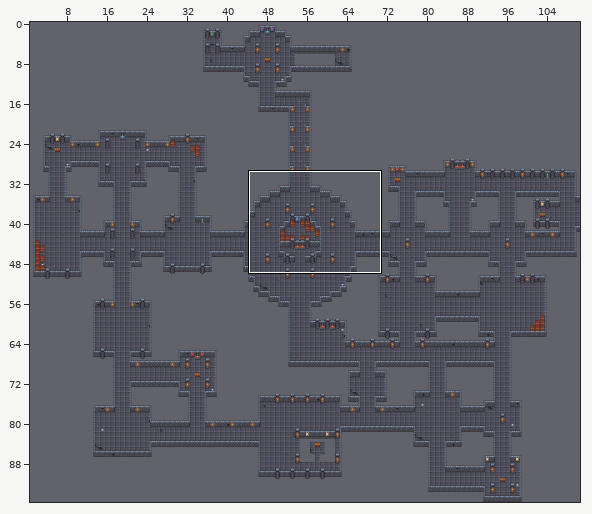
One commit to this Tiled map (JSON): assets/tilemaps/level-1-floor-3.json. The picture above shows the old version from afar; the outline marks the close-up.
Close-up. First the earlier version:
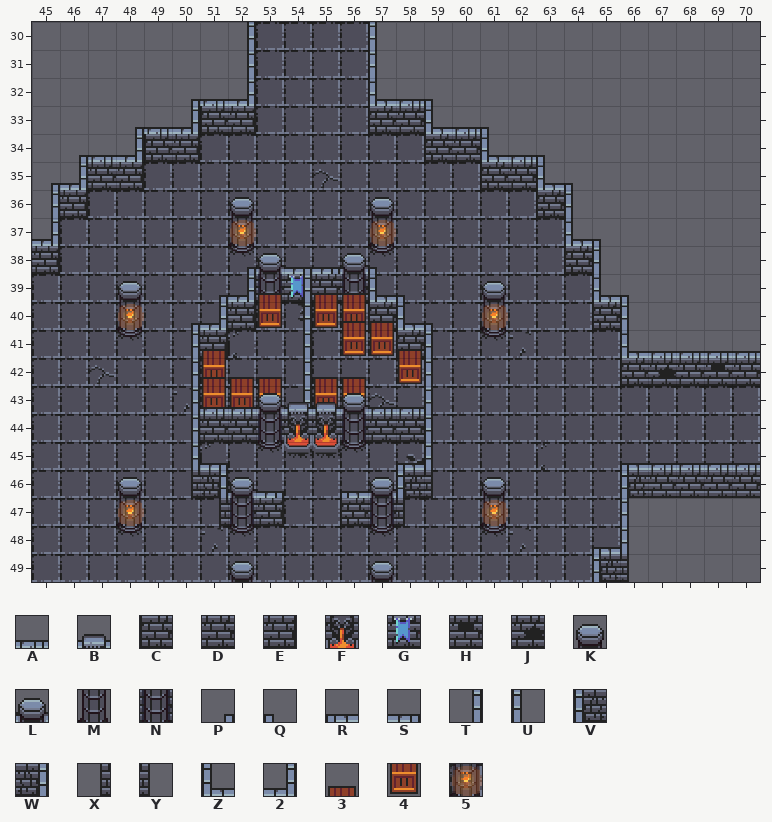
Cells are 32x32 px. Shown: x 45..70, y 30..49. The commit also changed other parts of the map, which this record leaves out.
Key: from "tileset": A 2, B 4, C 8, D 9, E 10, F 11, G 16, H 17, J 24, K 40, L 41, M 47, N 48, P 49, Q 50, R 51, S 52, T 56, U 57, V 58, W 59, X 63, Y 64, Z 65, 2 66, 3 76, 4 83, 5 85.
_ is an empty cell.
Layers that did not change in this view are not listed.
Layer "block" before, first column x 45:
30 _______T____U_____________
31 _______T____U_____________
32 _______2____Z_____________
33 _____2CE____CDZ___________
34 ___2CE________CDZ_________
35 _2DE____________CDZ_______
36 TE________________CU______
37 2______M____M______Z______
38 E__________________CU_____
39 _______2NGDNZ_______Z_____
40 ___M__2E4_44CZ__M___CU____
41 _____TE____44CU______Z____
42 _____T4______4_______CJDHD
43 _____T444T44______________
44 _____TDDNFFNDDU___________
45 _____T________U___________
46 _____XW______VY______VDDDD
47 ___M__XNE__CNY__M____U____
48 _____________________U____
49 ____________________VY____
Layer "detail" before, first column x 45:
33 ______________________
34 ______________________
35 ______________________
36 ______________________
37 _______5____5_________
38 ______________________
39 ______________________
40 ___5____________5_____
41 ______________________
42 ______________________
43 ______________________
44 ______________________
45 ______________________
46 ______________________
47 ___5____________5_____
48 ______________________
49 ______________________
Layer "above" before, first column x 45:
30 __________________________
31 __________________________
32 _____PA______AQ___________
33 ___PA__________AQ_________
34 _PA______________AQ_______
35 P__________________Q______
36 _______K____K_____________
37 ____________________Q_____
38 _______PLSSLQ_____________
39 ___K__P_3T33_Q__K____Q____
40 _____P___T_33_Q___________
41 ______3__T___3________AAAA
42 ______333T33__U___________
43 ______AALBBLAAU___________
44 __________________________
45 ______S______R_______RAAAA
46 ___K___LS__RL___K_________
47 __________________________
48 ____________________R_____
49 _______K____K_____________
And afterwards:
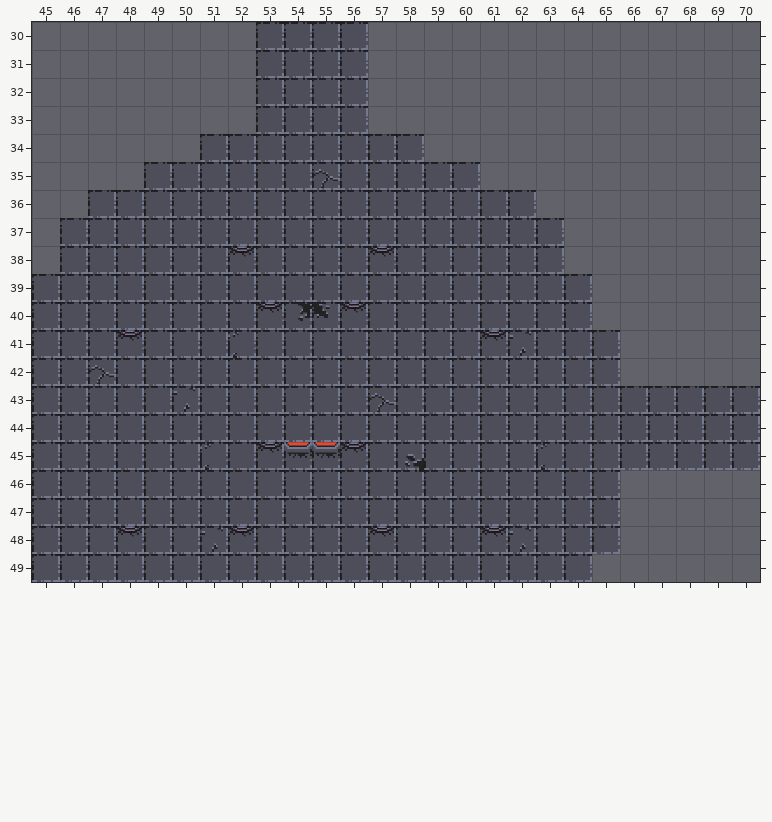
See-through tiles are keyed as they look on the map.
The edit:
Changed rows in their new state; . is an unchanged cell.
Layer "block" (now hidden):
first column x 45:
30 ......._...._.............
31 ......._...._.............
32 ......._...._.............
33 .....___....___...........
34 ...___........___.........
35 .___............___.......
36 __................__......
37 _......_...._......_......
38 _..................__.....
39 .......______......._.....
40 ..._..___.____.._...__....
41 .....__....____......_....
42 .....__......_......._____
43 ....._______..............
44 .....__________...........
45 ....._........_...........
46 .....__......__......_____
47 ..._..___..___.._...._....
48 ....................._....
49 ....................__....
Layer "detail" (now hidden):
first column x 48:
37 ...._...._....
40 _............_
first column x 48:
47 _............_
Layer "above" (now hidden):
first column x 45:
32 .....__......__...........
33 ...__..........__.........
34 .__..............__.......
35 _.................._......
36 ......._...._.............
37 ...................._.....
38 .......______.............
39 ..._.._.____._.._...._....
40 ....._..._.__._...........
41 ......_.._..._........____
42 ......______.._...........
43 ......_________...........
45 ......_......_......._____
46 ..._...__..__..._.........
48 ...................._.....
49 ......._...._.............
Changed places in both close-ups, as pixel boxes (x1, y1, x2, y2):
removed: (32, 22, 760, 582)
